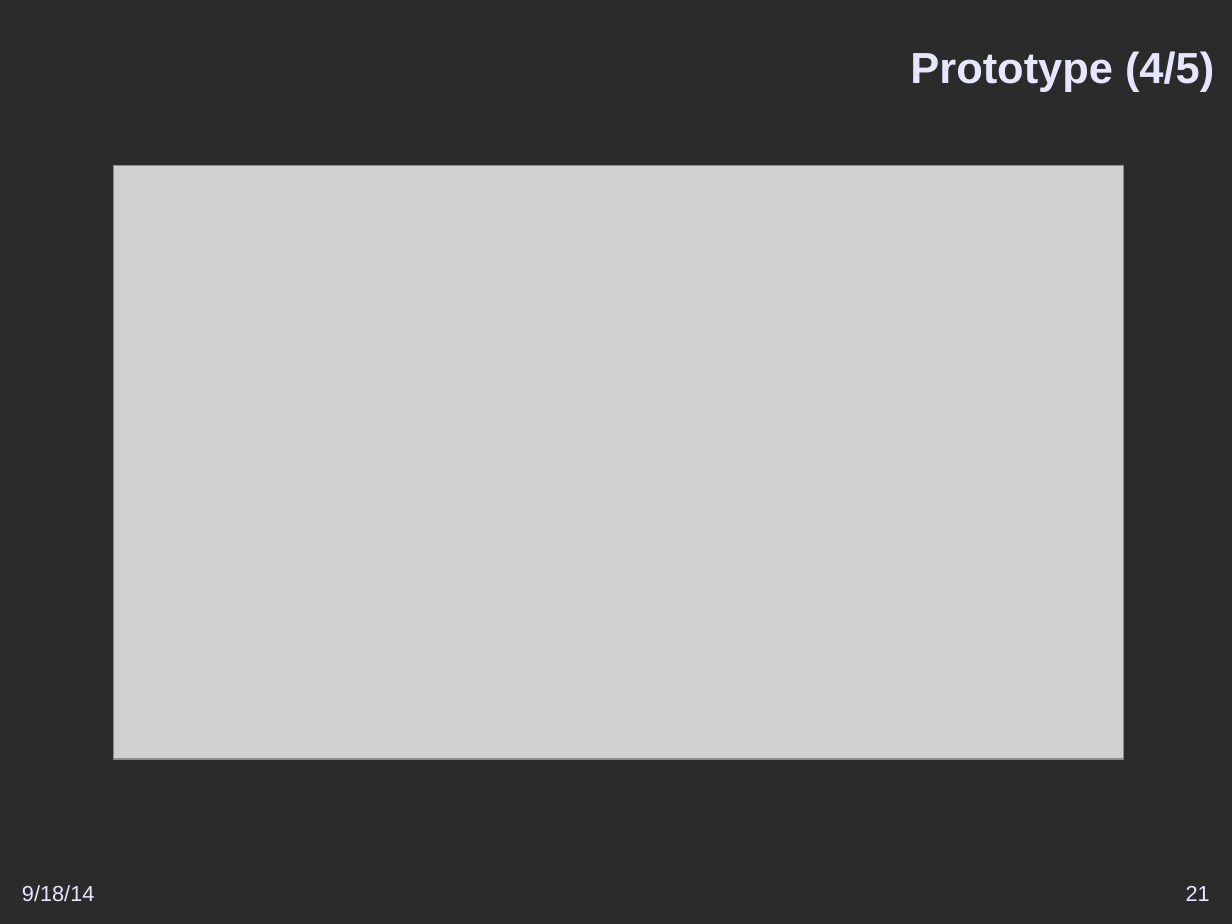
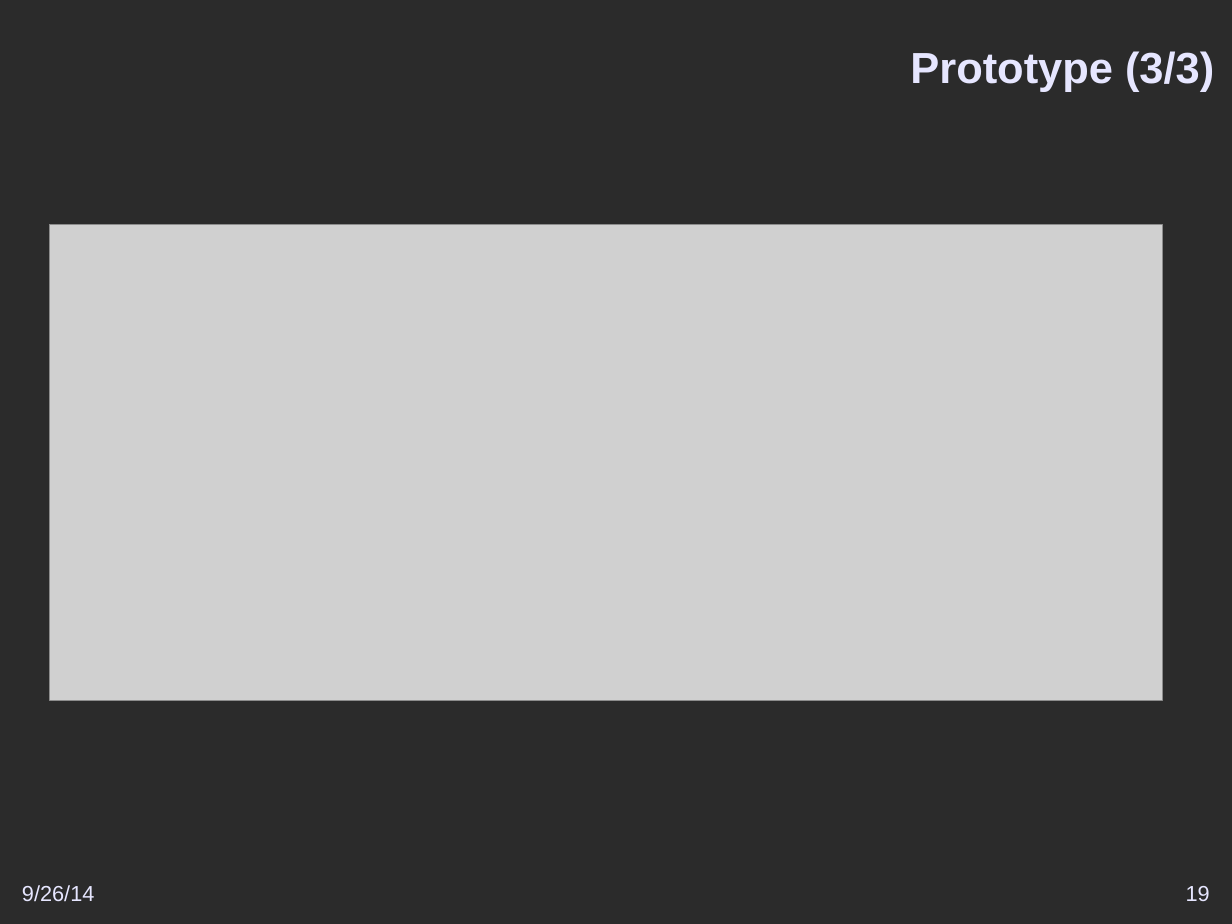
Before and after one commit to DSI-Ville-Noumea/sirh-kiosque-j2ee-old, a slide deck: slide 19 of src/site/resources/Vers_un_Kiosque_RH_J2EE.odp (slide 21 before the commit). Drawn at 1232x924 pixels with LibreOffice and Linux fonts; fonts in the diff are those of the drawing; grey boxes stand for pictures; background and template pictures are left out; a plain dark background stands for a picture behind light text. Boxes give left, top, right and bottom in pixels: in the first picture for what was removed or moved away, otherwise in the second. Text is boxed around its words. In the diff, an @@ line names an element or a change of style, - is before the commit and + after.

```diff
--- a/src/site/resources/Vers_un_Kiosque_RH_J2EE.odp
+++ b/src/site/resources/Vers_un_Kiosque_RH_J2EE.odp
@@ title at (910,51,1214,92): text changed @@
-Prototype (4/5)
+Prototype (3/3)
@@ picture: place and size @@
-picture at (113,165,1124,759)
+picture at (49,225,1163,701)
@@ text at (22,885,95,902): text changed @@
-9/18/14
+9/26/14
@@ page number at (1186,886,1210,901): text changed @@
-21
+19
```
Also in this commit, not shown: 37 other slides changed, 5 slides added, 5 slides removed.
